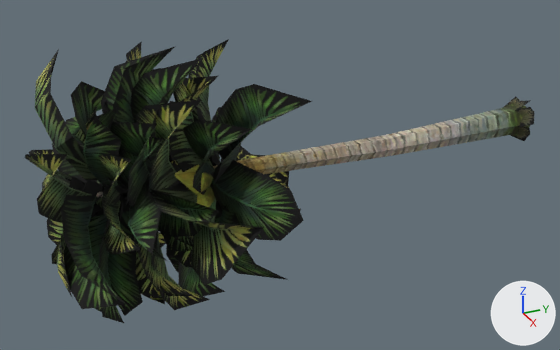
Before and after pictures for a commit that changed the OBJ model sceneobjs/common/tree/greentree/rdzw_qm_a_wangzong.obj.
Before and after are seen from a 50 mm lens placed at (485.0, -439.0, 236.0), pointed at (-7.0, -218.0, -9.0). The axes (+X, +Y, +Z) are drawn at lower right. The lights are the same throughout. Where no turn or scale is listed for an object, it has been applied to the vertices. Vertices at the same position are counted once.

The first picture shows 'rdzw_qm_a_wangzong'.
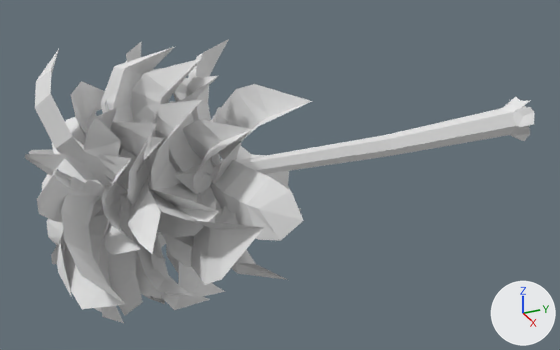
Pixel boxes (x1, y1, x2, y2) of what changed, in the pictures (560 x 350 px):
part 1 of me_rdzw_qm_a_wangzong, recoloured
    both: (96, 97, 534, 211)
part 2 of me_rdzw_qm_a_wangzong, recoloured
    both: (25, 39, 312, 323)

What changed in the scene script:
```text
Add mat_material_2_1:
    mat_material_2_1 = principled_material('material_2')
    mat_material_2_1.base_color = (0.8, 0.8, 0.8)  # white #e7e7e7
    mat_material_2_1.roughness = 1.0
Add mat_material_1_1:
    mat_material_1_1 = principled_material('material_1')
    mat_material_1_1.base_color = (0.8, 0.8, 0.8)  # white #e7e7e7
    mat_material_1_1.roughness = 1.0
Change me_rdzw_qm_a_wangzong:
    where me_rdzw_qm_a_wangzong.from_pydata(...)  # 762 vertices, 836 faces; spans x -120.0..120.0, y -402.0..5.0, z -106.0..96.0
    used by ob_rdzw_qm_a_wangzong; location = (0.0, 0.0, 0.0)
    me_rdzw_qm_a_wangzong part 1: all 164 faces that had it switch from mat_material_2 (picture img_rdzw_qm_a_wangzong02_png) to mat_material_2_1 (white #e7e7e7)
    me_rdzw_qm_a_wangzong part 2: all 672 faces that had it switch from mat_material_1 (picture img_rdzw_qm_c_sanweikui_2_png) to mat_material_1_1 (white #e7e7e7)
```
